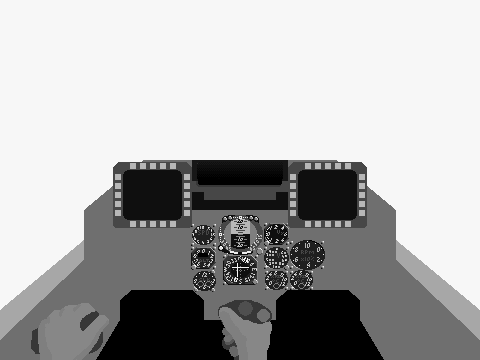
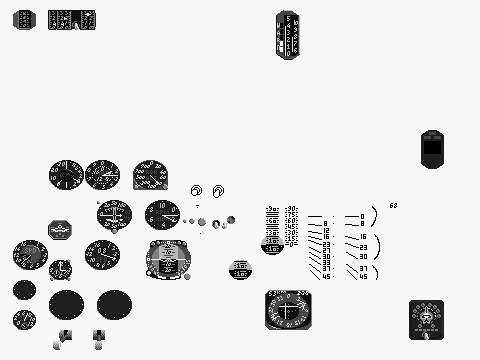
Before/after of a 480px x 360px layered artwork. What changed in the layer stack:
hid "RightHandCenter" over [219, 307, 272, 360]
hid "StickCenter" over [218, 300, 272, 360]
hid "LeftHand" over [31, 303, 109, 360]
showed "Eastern_Frgr", painted on it over [20, 13, 436, 350]
showed "Eastern_Bkgr", painted on it over [13, 10, 444, 340]
hid "MiG29K312_Hood" over [192, 160, 288, 210]
hid "MiG29K312_Frgr" over [231, 257, 250, 282]
hid "MiG29K312_Bkgr" over [113, 162, 367, 292]
hid "MiG29K312_Frame" over [0, 160, 480, 360]
